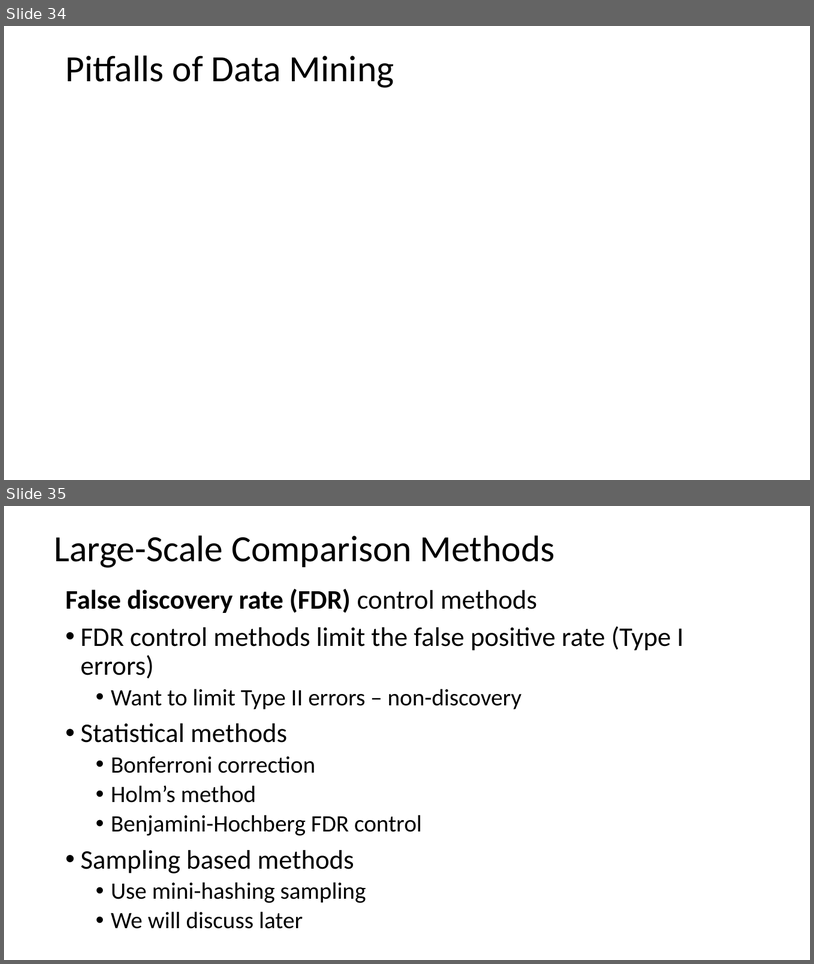
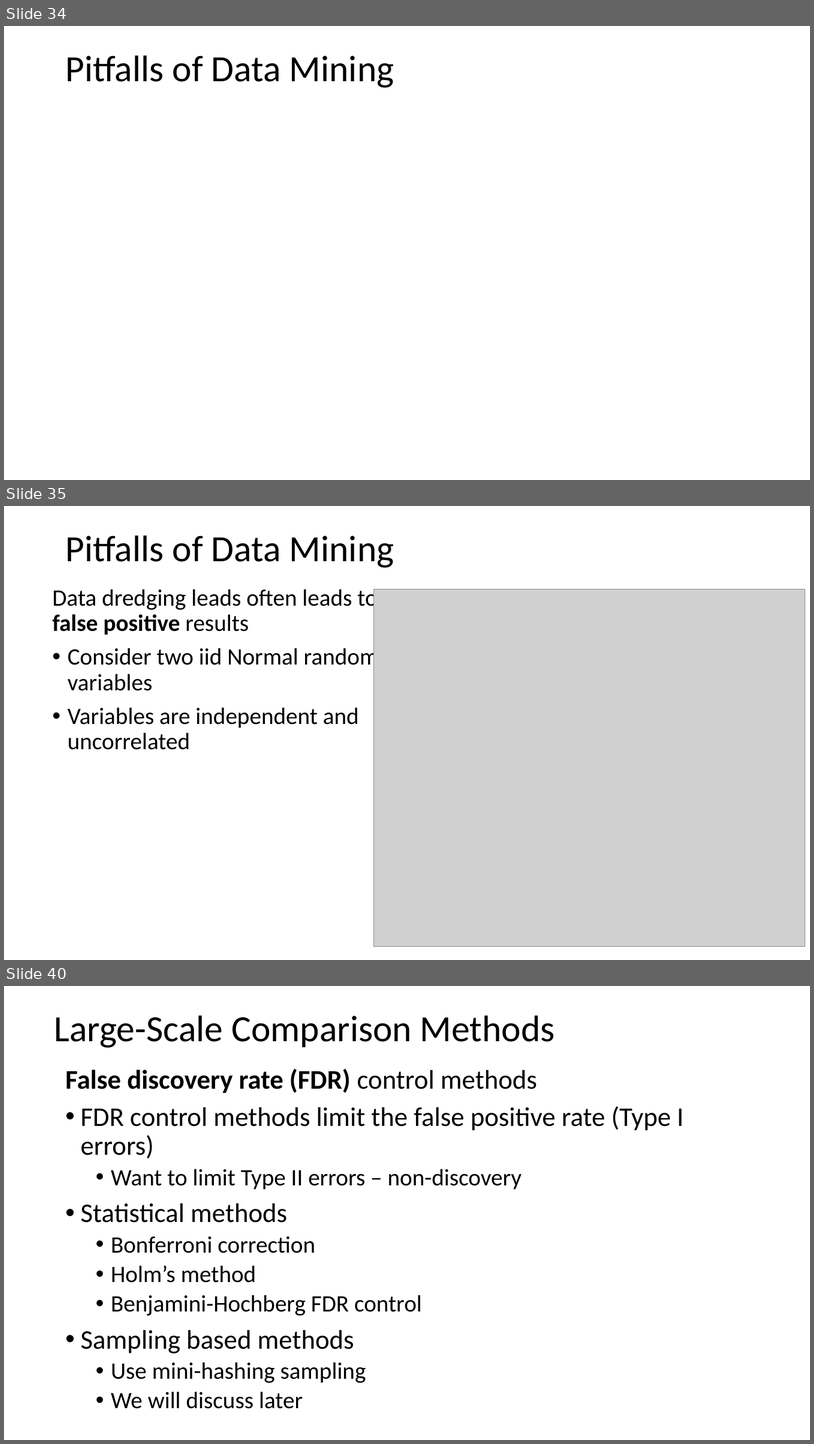
Before and after one commit to StephenElston/CSCI-E-108, a slide deck: slides/1_Introduction.pptx. Shown one above the other, each under a label of ours: slides 34 and 35 before the commit, slides 34, 35 and 40 after it; the slides between them are not shown. The pictures are 814x964 and 814x1444 pixels, drawn with LibreOffice and Linux fonts; fonts in the diff are those of the drawing; grey boxes stand for pictures. Boxes give left, top, right and bottom in pixels: in the first picture for what was removed or moved away, otherwise in the second. Text is boxed around its words. In the diff, an @@ line names an element or a change of style, - is before the commit and + after.

```diff
--- a/slides/1_Introduction.pptx
+++ b/slides/1_Introduction.pptx
@@ slide 35 added at [4, 506, 810, 960], background #FFFFFF @@
@@ text added at [65, 535, 394, 568], 44 pt, text #000000 @@
+Pitfalls of Data Mining
@@ text added at [53, 589, 379, 750], 28 pt, text #000000 @@
+Data dredging leads often leads to false positive results
+• Consider two iid Normal random variables
+• Variables are independent and uncorrelated
@@ picture added at [374, 589, 806, 947] @@
@@ what was slide 35 is now slide 40 @@
```
Also in this commit, not shown: 4 other slides added, 1 other file.
